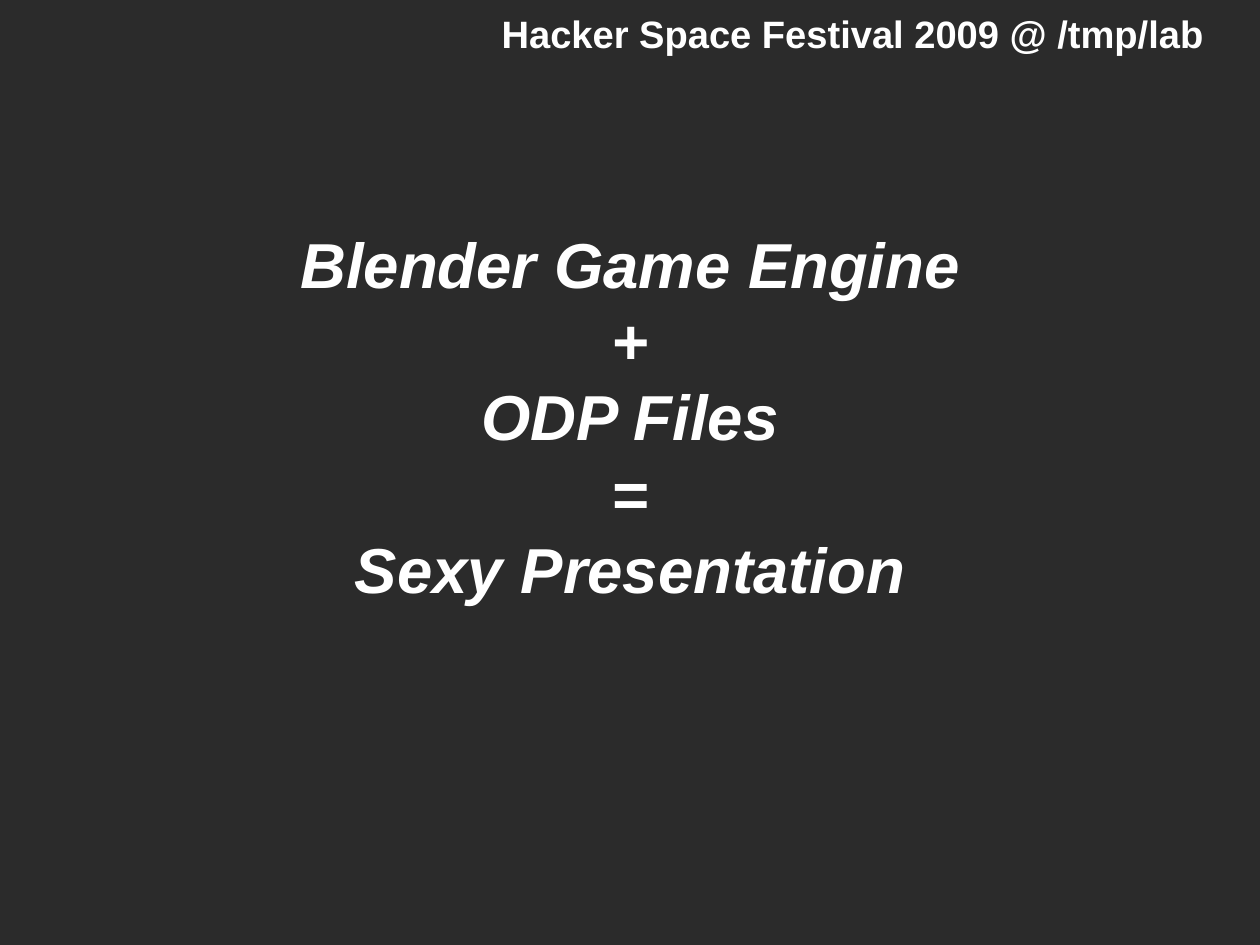
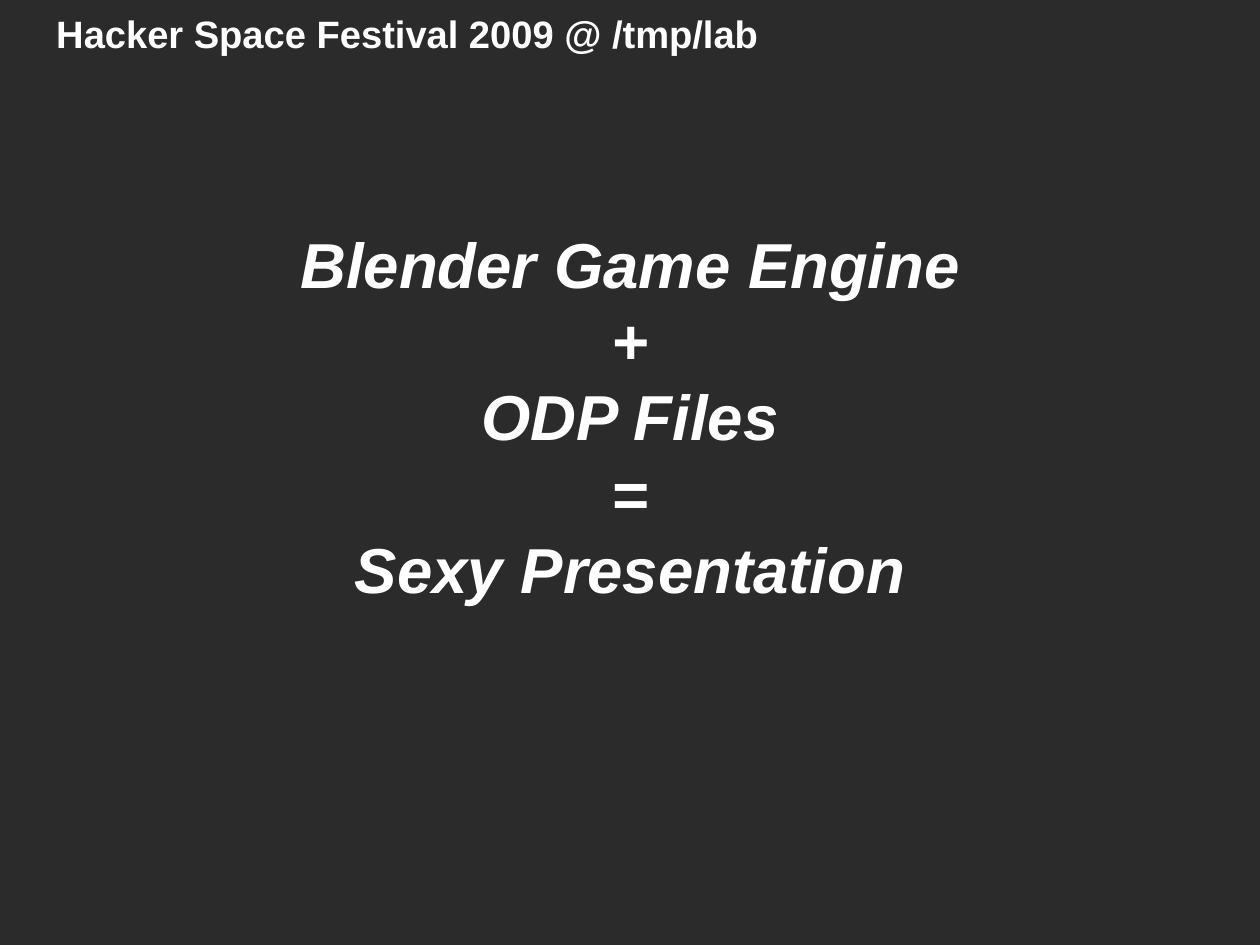
Before and after one commit to kiniou/blender-smooth-slides, a slide deck: slide 1 of import/doc/HSF2009.odp. Drawn at 1260x945 pixels with LibreOffice and Linux fonts; fonts in the diff are those of the drawing; background and template pictures are left out; a plain dark background stands for a picture behind light text. Boxes give left, top, right and bottom in pixels: in the first picture for what was removed or moved away, otherwise in the second. Text is boxed around its words. In the diff, an @@ line names an element or a change of style, - is before the commit and + after.

```diff
--- a/import/doc/HSF2009.odp
+++ b/import/doc/HSF2009.odp
@@ title "Hacker Space Festival 2009 @ ..." at <box>56,20,758,56</box>: alignment right to left @@
```
Also in this commit, not shown: 22 other slides changed, 7 slides added, 3 other files.
